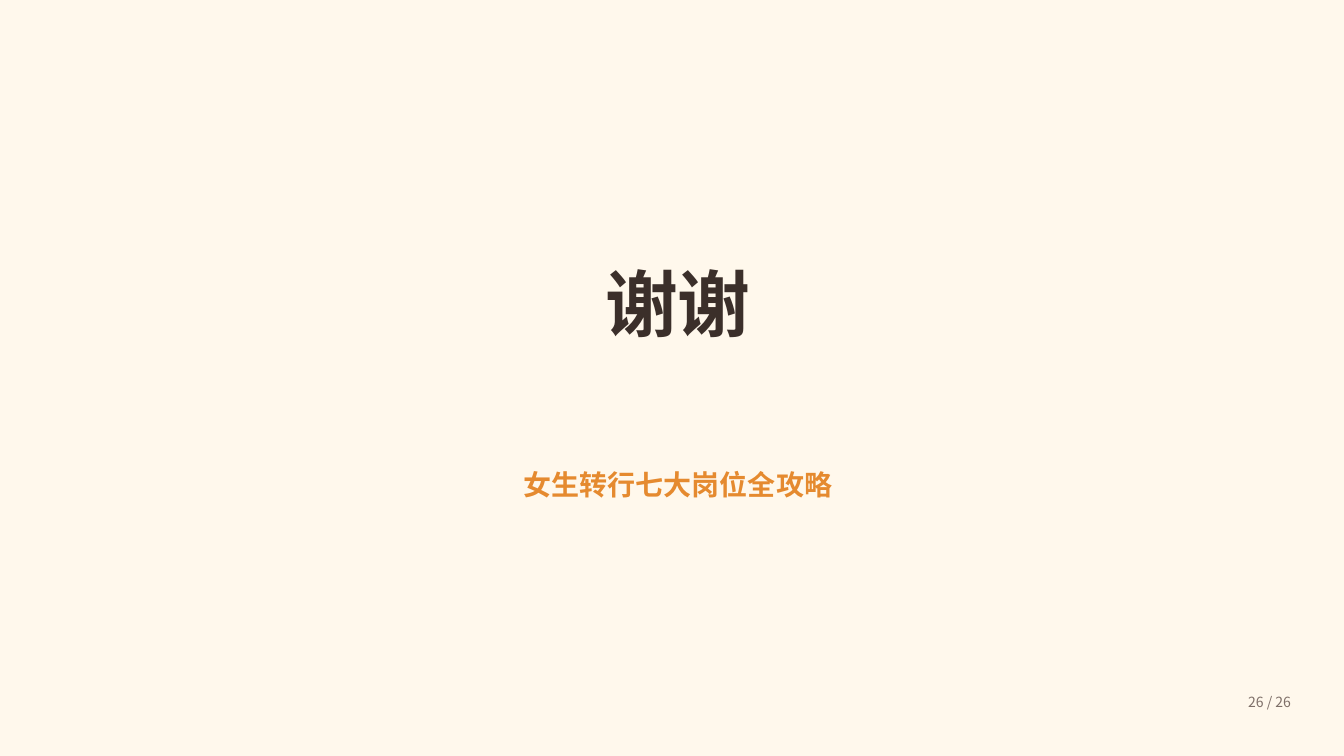
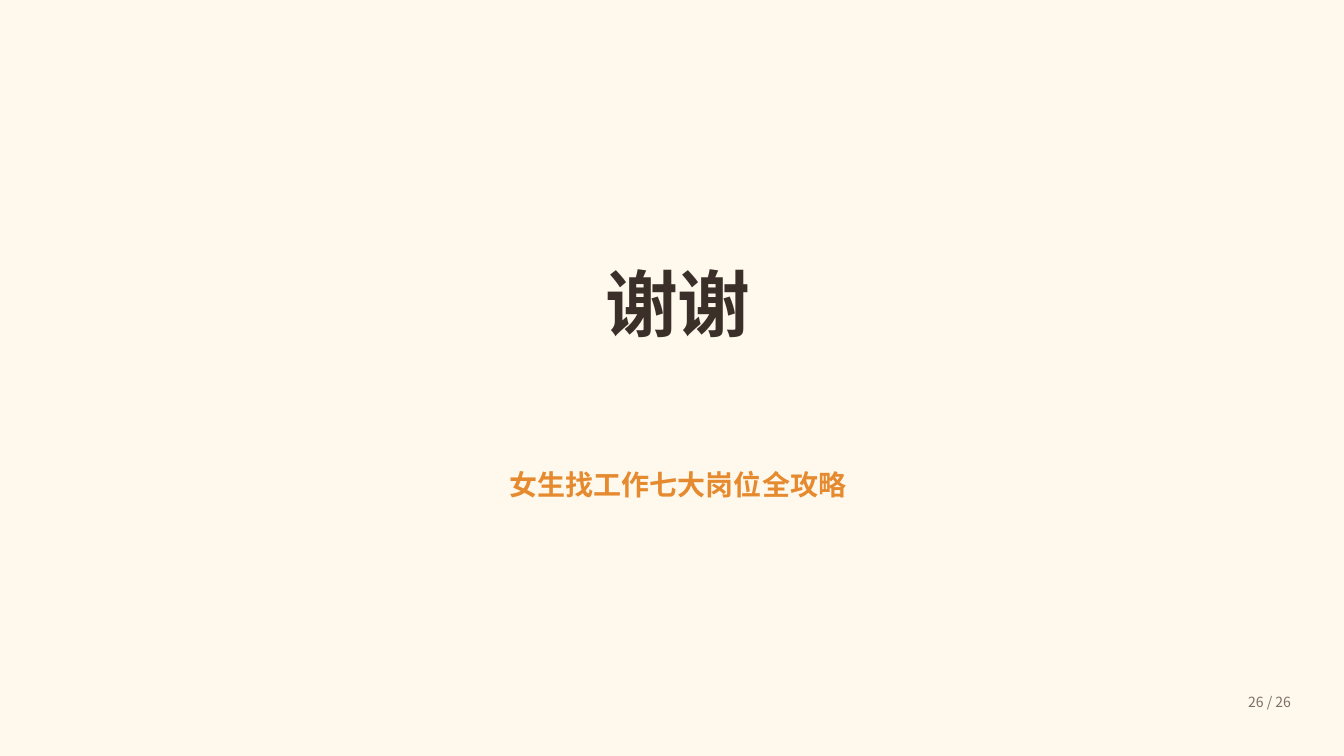
Before and after one commit to Honglixi99/Honglixi99.github.io, a slide deck: slide 26 of static/lulu/ppt/career-guide.pptx. Drawn at 1344x756 pixels with LibreOffice and Linux fonts; fonts in the diff are those of the drawing. Boxes give left, top, right and bottom in pixels: in the first picture for what was removed or moved away, otherwise in the second. Text is boxed around its words. In the diff, an @@ line names an element or a change of style, - is before the commit and + after.

Commit message:
feat: 「写给路路」栏目改版：转行改找工作、删薪资晋升、新增工作经历怎么编、面试手册扩充到 81 题、PPT 同步更新

```diff
--- a/static/lulu/ppt/career-guide.pptx
+++ b/static/lulu/ppt/career-guide.pptx
@@ text at (510,471,846,498): text changed @@
-女生转行七大岗位全攻略
+女生找工作七大岗位全攻略
```
Also in this commit, not shown: 11 other slides changed, 6 other files.
